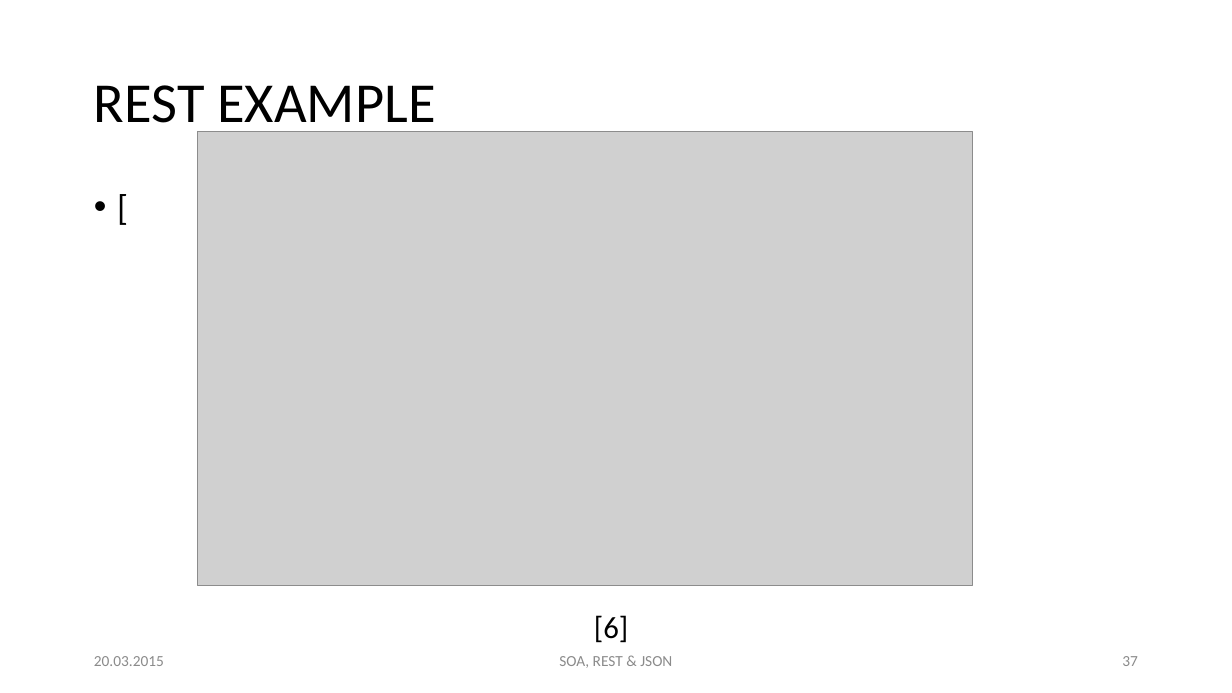
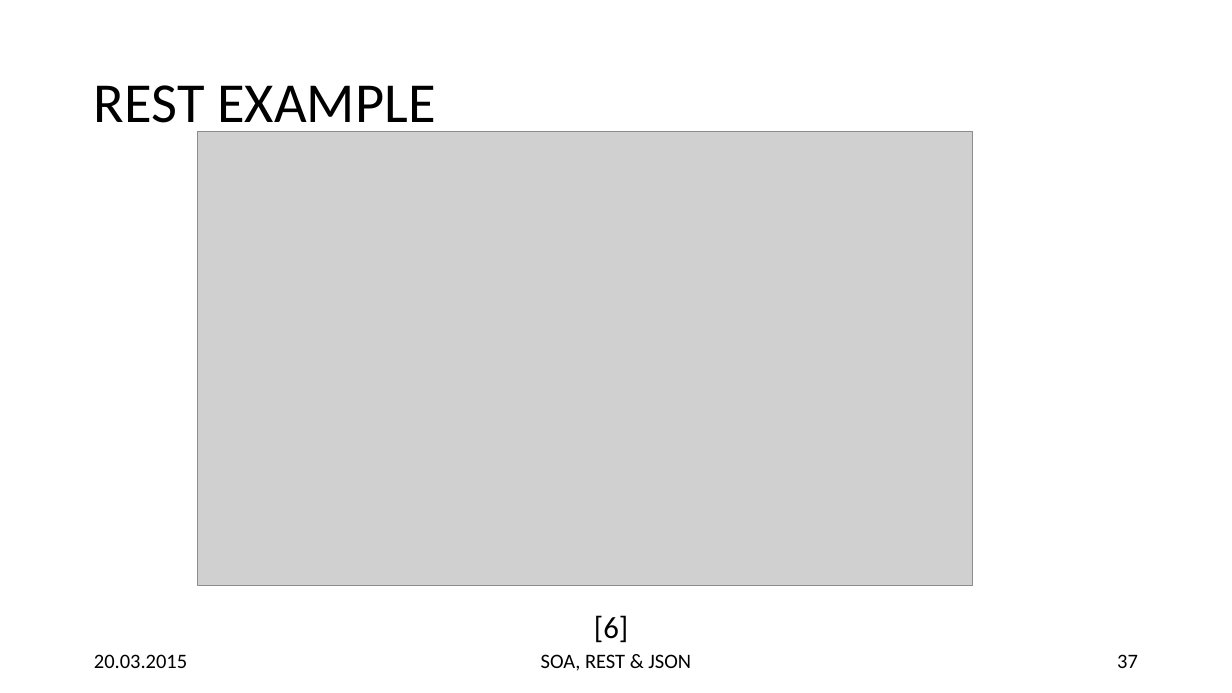
Before and after one commit to hsiegel-tgm/SOA2, a slide deck: slide 37 of p2.pptx. Drawn at 1232x693 pixels with LibreOffice and Linux fonts; fonts in the diff are those of the drawing; grey boxes stand for pictures. Boxes give left, top, right and bottom in pixels: in the first picture for what was removed or moved away, otherwise in the second. Text is boxed around its words. In the diff, an @@ line names an element or a change of style, - is before the commit and + after.

```diff
--- a/p2.pptx
+++ b/p2.pptx
@@ text removed at [85,185,1148,625] @@
-• [
@@ size 12 to 16 pt, text colour #8C8C8C to #000000 in 3 elements at [1117,654,1138,668], [541,654,691,671], [94,654,187,668] @@
```
Also in this commit, not shown: 41 other slides changed, 5 other files.
